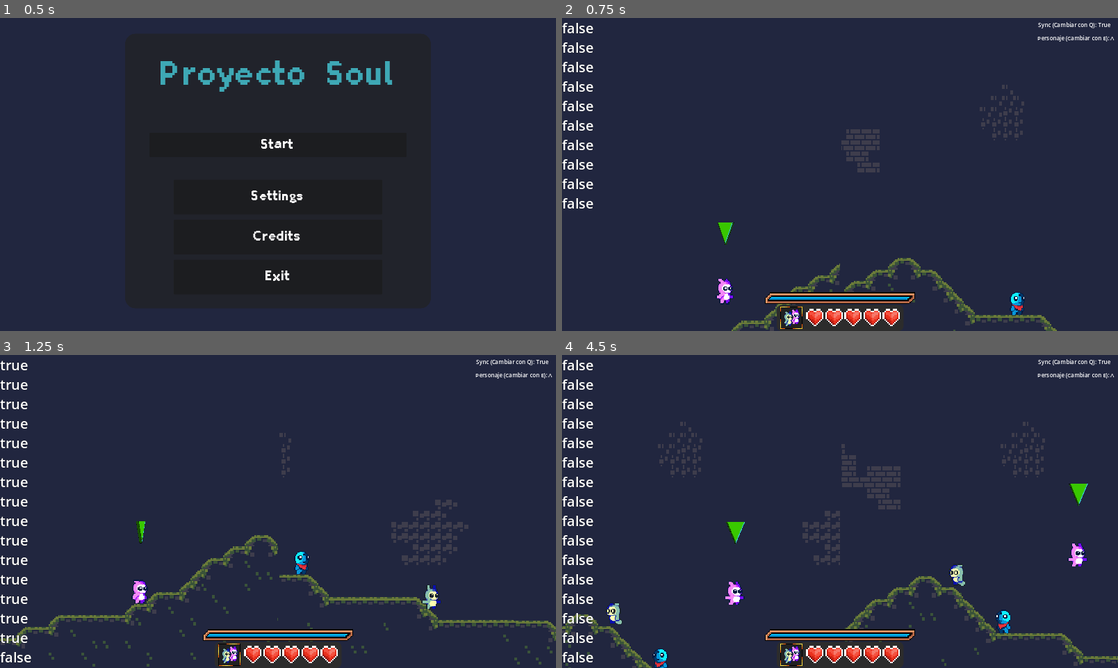
Above: before the commit, frames 1-4 (two rows, left to right).
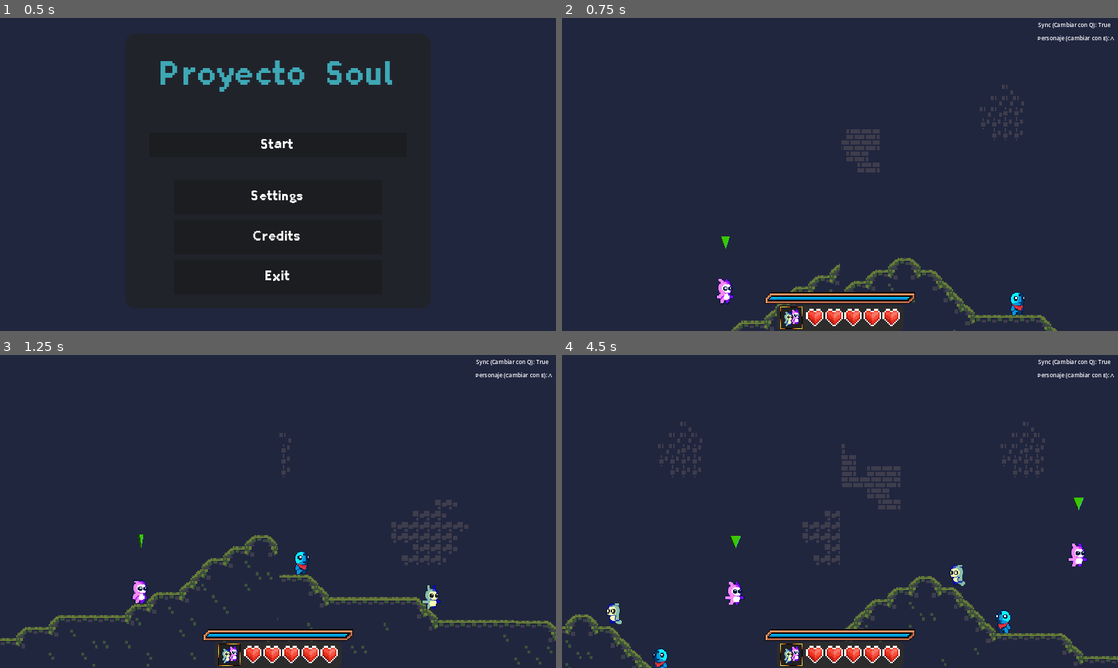
Above: after the commit, the same moments.

Repository: diego5714/ProyectoSoul
Game: Godot game, scene res://Scenes/MainMenu.tscn
The game is run twice, just before and just after one commit, with the same random seed, the same clock (stepped at 60 frames per second) and the same inputs.
Inputs:
- Up to frame 1 (0.5 s): no input
- Up to frame 2 (0.75 s): click "Start" at 0.5 s
- Up to frame 3 (1.25 s): no input
- Up to frame 4 (4.5 s): hold D (derecha) 1.28-2.78 s; tap Q (desync) at 1.35, 2.85, 4.35 s; tap Space (saltar) at 1.52, 2.27, 3.77 s; tap E (select_player) at 2.1, 3.6 s; hold A (izquierda) 2.78-3.53 s; hold D (derecha) from 3.53 s (still down)

Frame 1 is identical in both runs. In frame 2, 1.0% of the frame differs, in the area x 0-31%, y 1-74%; in frame 3, 1.2%; in frame 4, 1.7%, in the area x 0-95%, y 1-99%.

Commit message:
Correccion size de cursor

Diff:
--- a/Scenes/player_a.tscn
+++ b/Scenes/player_a.tscn
@@ -642,8 +642,8 @@
 
 [node name="Cursor" type="AnimatedSprite2D" parent="."]
 modulate = Color(0.223529, 0.780392, 0.823529, 1)
-position = Vector2(0, -75)
-scale = Vector2(0.1, 0.18)
+position = Vector2(0, -60)
+scale = Vector2(0.06, 0.108)
 sprite_frames = SubResource("SpriteFrames_tr5ev")
 autoplay = "default"
 frame_progress = 0.65064
--- a/Scripts/PlayerController.gd
+++ b/Scripts/PlayerController.gd
@@ -101,6 +101,9 @@
 					PlayerA.velocity.x = move_toward(PlayerA.velocity.x, 0, ACCELERATION * delta)
 					PlayerB.velocity.x = move_toward(PlayerB.velocity.x, 0, ACCELERATION * delta)
 
+			PlayerA.move_and_slide()
+			PlayerB.move_and_slide()
+
 		else: #Modo retorno
 			var tween := create_tween().set_process_mode(Tween.TWEEN_PROCESS_PHYSICS)
 			tween.set_ease(Tween.EASE_OUT).set_trans(Tween.TRANS_QUART)
@@ -115,10 +118,6 @@
 				SetearFantasma(PlayerB, true)
 				GhostB.visible = false
 				tween.tween_property(PlayerB, 'position', return_pos_B.position - Vector2(0, 20), 3.0)
-
-
-		PlayerA.move_and_slide()
-		PlayerB.move_and_slide()
 
 	else: #Modo desincronizado
 		if Selected_A:
@@ -153,7 +152,6 @@
 		PlayerA.move_and_slide()
 		PlayerB.move_and_slide()
 
-	Debug.dprint(PlayerA.velocity.y == 0.0)
 
 	if Variables.Stamina < 0:
 			Sync = not Sync
@@ -172,10 +170,8 @@
 
 
 func on_tween_finished():
-
+	retorno = false
 	if Selected_A:
 		SetearFantasma(PlayerA, false)
 	else:
 		SetearFantasma(PlayerB, false)
-
-	retorno = false
